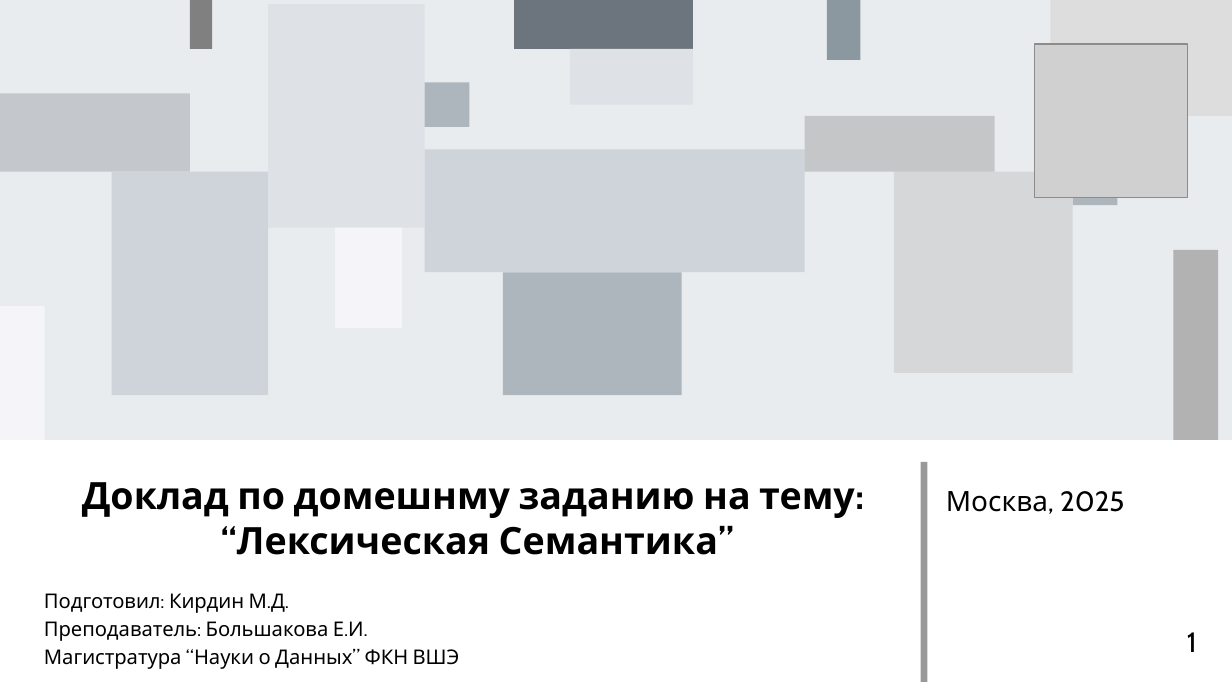
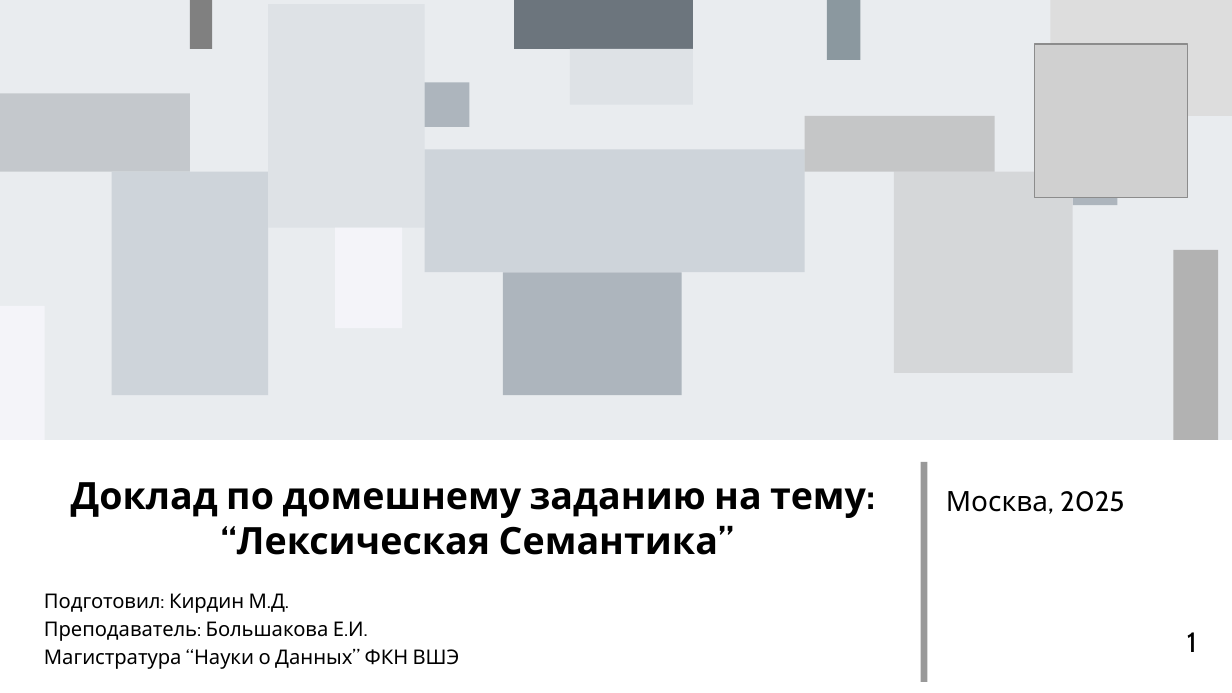
Before and after one commit to succSeeded/MSc, a slide deck: slide 1 of NLP/HW3/presentation_kirdin.odp. Drawn at 1232x693 pixels with LibreOffice and Linux fonts; fonts in the diff are those of the drawing; grey boxes stand for pictures. Boxes give left, top, right and bottom in pixels: in the first picture for what was removed or moved away, otherwise in the second. Text is boxed around its words. In the diff, an @@ line names an element or a change of style, - is before the commit and + after.

```diff
--- a/NLP/HW3/presentation_kirdin.odp
+++ b/NLP/HW3/presentation_kirdin.odp
@@ title at (71,482,866,555): text changed @@
-Доклад по домешнму заданию на тему:
-“Лексическая Семантика”
+Доклад по домешнему заданию на тему:
+“Лексическая Семантика”
```
Also in this commit, not shown: 9 other slides changed, 38 other files.
